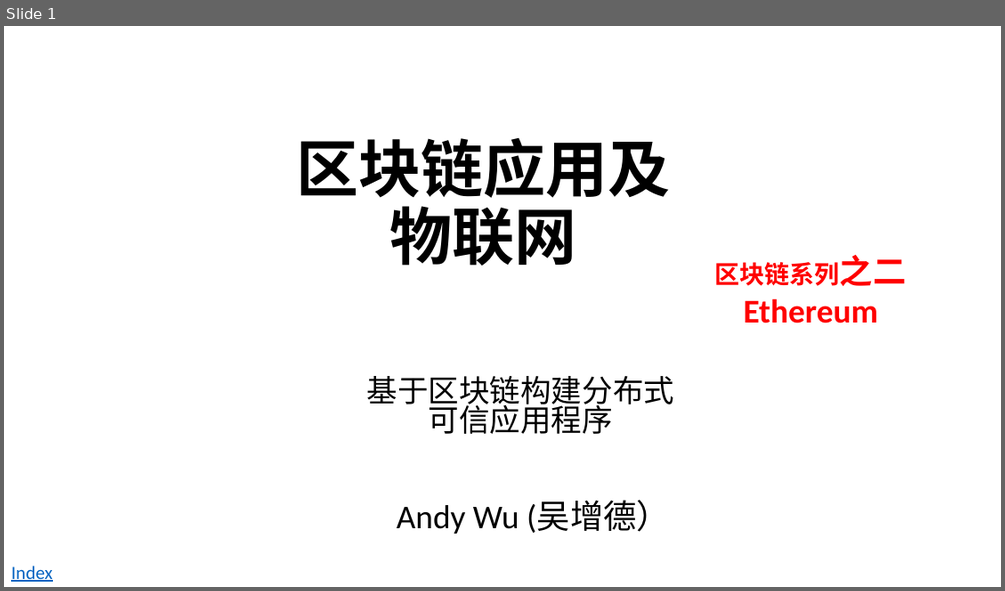
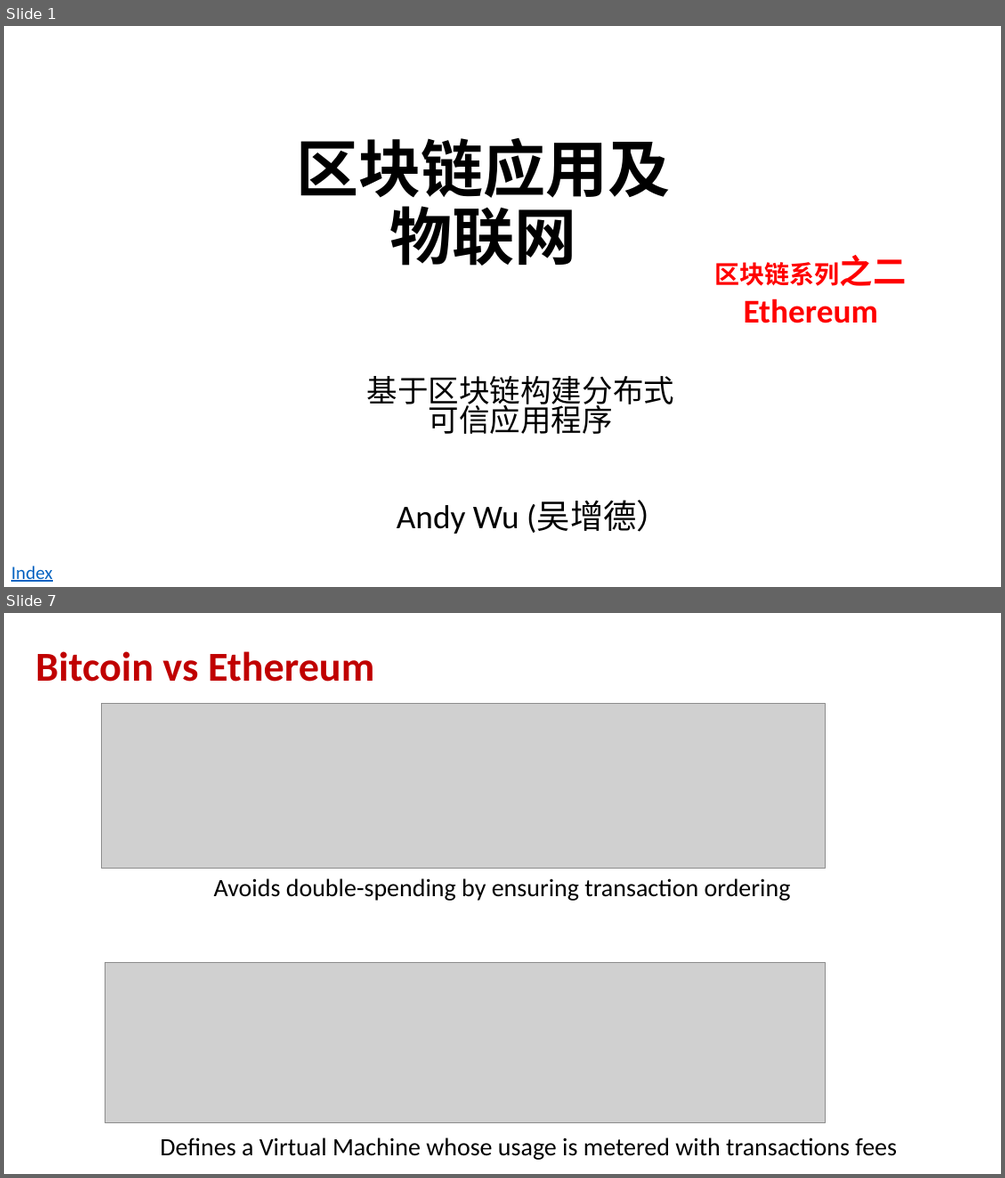
Before and after one commit to andyplusplus/blockchain, a slide deck: how_bitcoin_works_2/bc_1_blockChain.pptx. Shown one above the other, each under a label of ours: slide 1 before the commit, slides 1 and 7 after it; the slides between them are not shown. The pictures are 1005x591 and 1005x1178 pixels, drawn with LibreOffice and Linux fonts; fonts in the diff are those of the drawing; grey boxes stand for pictures; background and template pictures are left out. Boxes give left, top, right and bottom in pixels: in the first picture for what was removed or moved away, otherwise in the second. Text is boxed around its words. In the diff, an @@ line names an element or a change of style, - is before the commit and + after.

```diff
--- a/how_bitcoin_works_2/bc_1_blockChain.pptx
+++ b/how_bitcoin_works_2/bc_1_blockChain.pptx
@@ slide 7 added at [4,613,1001,1174], background #FFFFFF @@
@@ title added at [35,651,374,682], 39.6 pt, text #C00000, bold @@
+Bitcoin vs Ethereum
@@ picture added at [102,704,825,868] @@
@@ text added at [214,878,791,900], 24 pt, text #000000 @@
+Avoids double-spending by ensuring transaction ordering
@@ picture added at [105,962,825,1123] @@
@@ text added at [160,1137,897,1159], 24 pt, text #000000 @@
+Defines a Virtual Machine whose usage is metered with transactions fees
```
Also in this commit, not shown: 6 slides changed, 14 other slides added, 2 slides removed, 2 other files.
